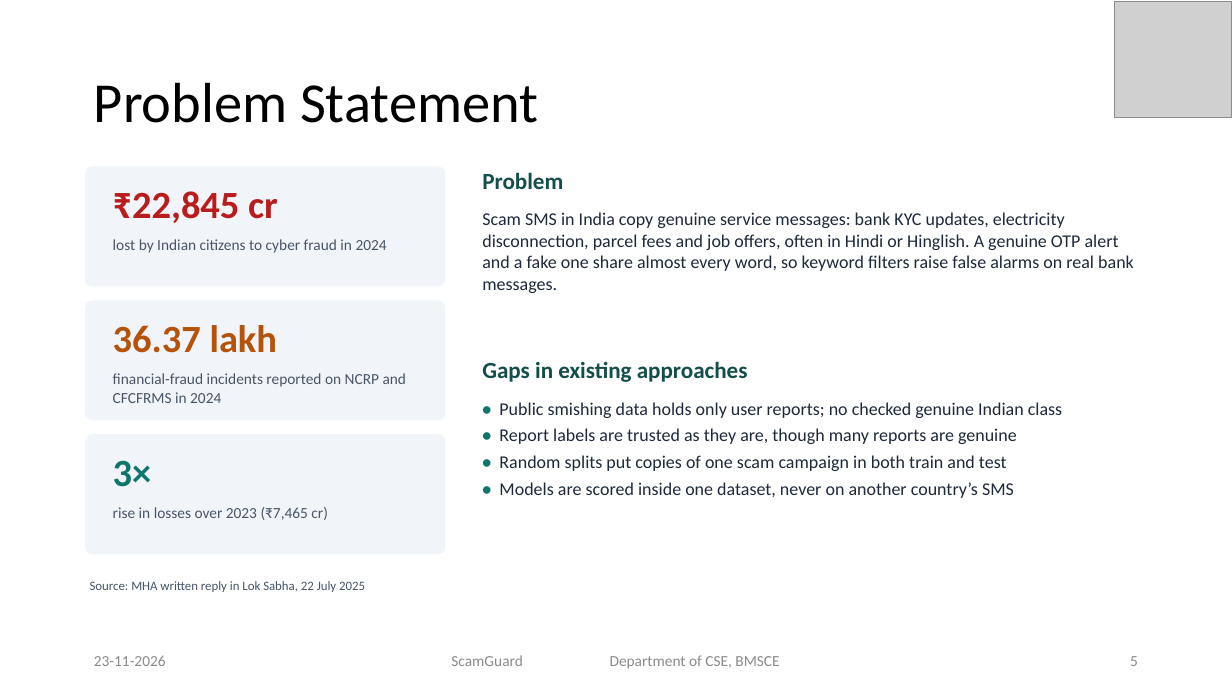
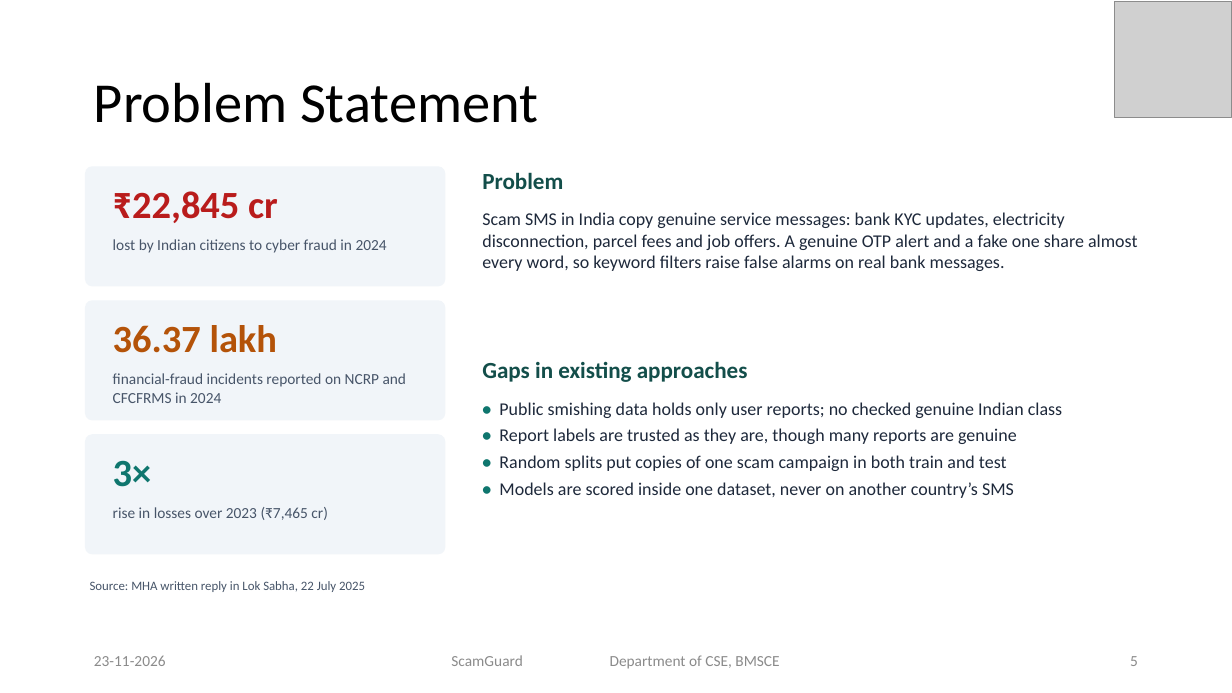
Before and after one commit to priyamthakur275/ScamGuard-AI, a slide deck: slide 5 of docs/presentation/ScamGuard_Final_Presentation.pptx. Drawn at 1232x693 pixels with LibreOffice and Linux fonts; fonts in the diff are those of the drawing; grey boxes stand for pictures. Boxes give left, top, right and bottom in pixels: in the first picture for what was removed or moved away, otherwise in the second. Text is boxed around its words. In the diff, an @@ line names an element or a change of style, - is before the commit and + after.

```diff
--- a/docs/presentation/ScamGuard_Final_Presentation.pptx
+++ b/docs/presentation/ScamGuard_Final_Presentation.pptx
@@ text at (482, 212, 1137, 271): text changed @@
-Scam SMS in India copy genuine service messages: bank KYC updates, electricity disconnection, parcel fees and job offers, often in Hindi or Hinglish. A genuine OTP alert and a fake one share almost every word, so keyword filters raise false alarms on real bank messages.
+Scam SMS in India copy genuine service messages: bank KYC updates, electricity disconnection, parcel fees and job offers. A genuine OTP alert and a fake one share almost every word, so keyword filters raise false alarms on real bank messages.
```
Also in this commit, not shown: 4 other slides changed, 9 other files.
